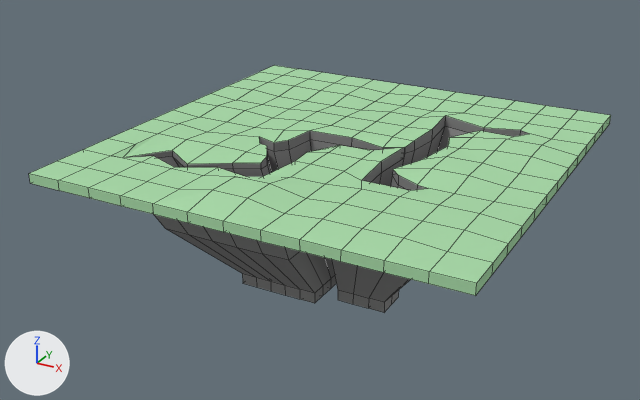
An edit to the Blender file Art Assets/Terrain/Ravine I.blend, drawn before and after from the same camera.
The view is the same before and after, from a 50 mm lens placed at (14.3, -27.9, 11.5), pointed at (-1.1, 0.1, -2.5). The lights are fixed; the arrows at lower left show +X, +Y and +Z. Mesh edges are drawn as thin lines.

The first picture shows 'Ravine I'.
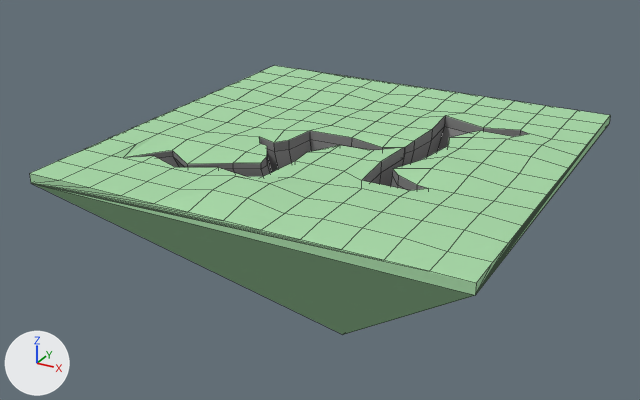
Where the newer file only moved an object's origin or applied its transform, the numbers keep the older frame.

What differs and where, as boxes [x1, y1, x2, y2] in the pictures (640 x 400 px):
'Ravine I', reshaped (9% taller): before [29, 65, 611, 312]; after [30, 65, 610, 334]
part 1 of me_cube, cut back: before [29, 116, 611, 312]
part 2 of me_cube, added (green): after [34, 184, 475, 334]

The change, as a diff of the scene's bpy script:
```diff
--- a/Art Assets/Terrain/Ravine I.blend.py
+++ b/Art Assets/Terrain/Ravine I.blend.py
@@ me_cube @@
 # used by ob_ravine_i; location = (0.0, 0.0, 0.0); scale = (8.01, 8.01, 0.185)
-me_cube.from_pydata(...)  # 646 vertices, 618 faces; spans x -1.0..1.0, y -1.0..1.0, z -28.2..2.3
+me_cube.from_pydata(...)  # 331 vertices, 353 faces; spans x -1.0..1.0, y -1.0..1.0, z -44.7..2.3
+# me_cube part 1: 5 vertices moved within x 0.0..0.5, y -0.3..0.3, z -25.8..-15.0; 317 vertices removed from x -1.0..1.0, y -1.0..1.0, z -28.2..-1.0; 1 vertex added at x 0.2, y 0.2, z -25.8
+# me_cube part 2: 1 vertex added at x 0.0, y 0.0, z -44.7
 me_cube.materials.append(mat_grass_ravine_i)
```
